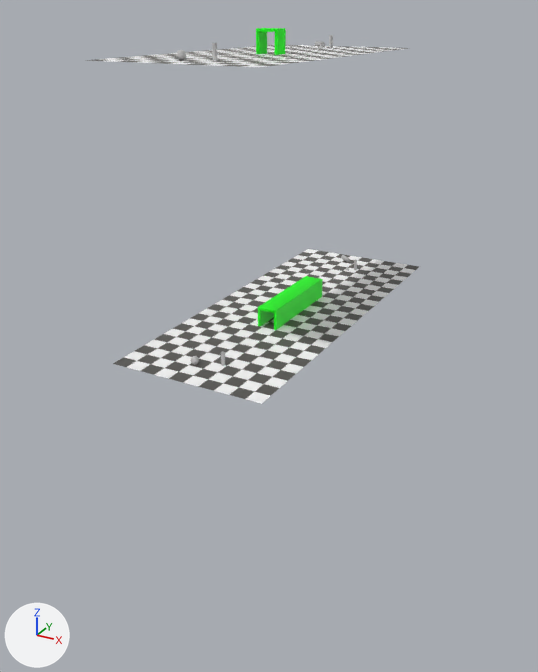
Before and after pictures for a commit that changed the FBX model Assets/Geom/geom.fbx.
Rendered twice from a 50 mm lens placed at (1.26, -2.34, 0.14), pointed at (-0.26, 0.41, -1.24). The axes (+X, +Y, +Z) are drawn at lower left. The lights are the same throughout. Where no turn or scale is listed for an object, it has been applied to the vertices.
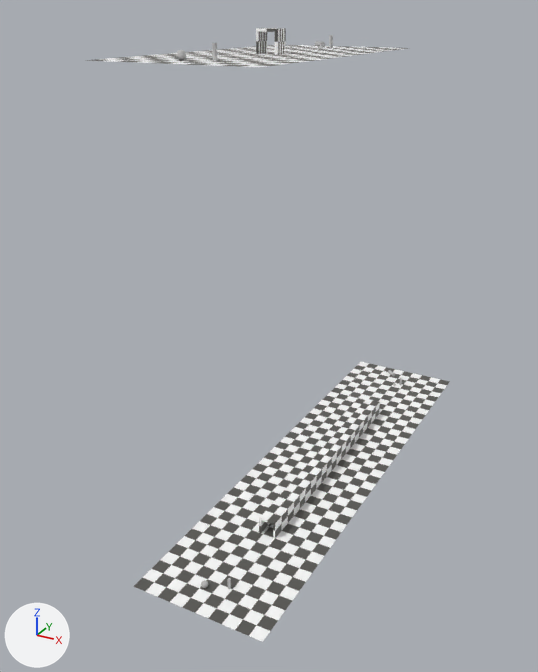
Where the change shows, as pixel boxes (x1, y1, x2, y2) in the pictures (538 x 672 px; the box of a moved part takes in the faces that stretch with it):
'polySurface23', added
    after: (133, 362, 450, 642)
'polySurface9', deleted
    before: (113, 249, 419, 404)
'polySurface21', added
    after: (259, 399, 380, 538)
'polySurface8', no longer drawn (green)
    before: (258, 276, 323, 330)
'polySurface2', no longer drawn (green)
    before: (256, 28, 286, 55)
'polySurface17', added
    after: (256, 28, 286, 55)
'polySurface10', moved
    before: (221, 351, 225, 366)
    after: (227, 578, 231, 589)
'polySurface12', moved
    before: (341, 255, 350, 262)
    after: (388, 370, 395, 377)
'polySurface13', moved
    before: (354, 260, 357, 270)
    after: (399, 377, 402, 385)
part 1 of me_mesh_001, moved or reshaped
    both: (256, 28, 286, 55)

The edits, one by one:
me_mesh_001 has 16 vertices, 10 faces and spans x -8.0..0.0, y 0.0..8.0, z -6.0..0.0.
me_mesh_001 is used by ob_polysurface2; parent ob_pplane5; location (0.0, 0.0, 0.0).
me_mesh_001 no longer uses material mat_mat1 (green #00ff00).
me_mesh_001 part 1: the whole mesh is turned 90 degrees about the x axis through the mesh origin and scaled by 0.01.
me_mesh_001 now uses material mat_mat (picture img_txe_jpg).
Mesh me_mesh_008_1 is new.
It has 16 vertices, 10 faces and spans x -0.08..0.0, y 0.0..1.26, z 0.0..0.08.
It uses material mat_mat (picture img_txe_jpg).
Mesh me_mesh_007_1 is new.
It has 231 vertices, 200 faces and spans x -0.36..0.24, y -0.54..1.86, z 0.0.
It uses material mat_mat (picture img_txe_jpg).
Object 'polySurface14' (ob_polysurface14) moves from (0.0, 0.0, -1.0) to (0.0, 0.84, -2.0).
Object 'polySurface2' (ob_polysurface2) now shows nothing instead of me_mesh_001.
Object 'polySurface10' (ob_polysurface10) moves from (0.0, 0.0, -1.0) to (0.0, 0.0, -2.0).
Object 'polySurface13' (ob_polysurface13) moves from (0.0, 0.0, -1.0) to (0.0, 0.84, -2.0).
Object 'polySurface9' (ob_polysurface9) is deleted.
Object 'polySurface12' (ob_polysurface12) moves from (0.0, 0.0, -1.0) to (0.0, 0.84, -2.0).
Object 'polySurface8' (ob_polysurface8) now shows nothing instead of me_mesh_007.
Object 'polySurface21' (ob_polysurface21) is new; it shows me_mesh_008_1.
Its location is (0.0, 0.0, -2.0).
Object 'polySurface23' (ob_polysurface23) is new; it shows me_mesh_007_1.
Its location is (0.0, 0.0, -2.0).
Object 'polySurface17' (ob_polysurface17) is new; it shows me_mesh_001.
Its location is (0.0, 0.0, 0.0).
